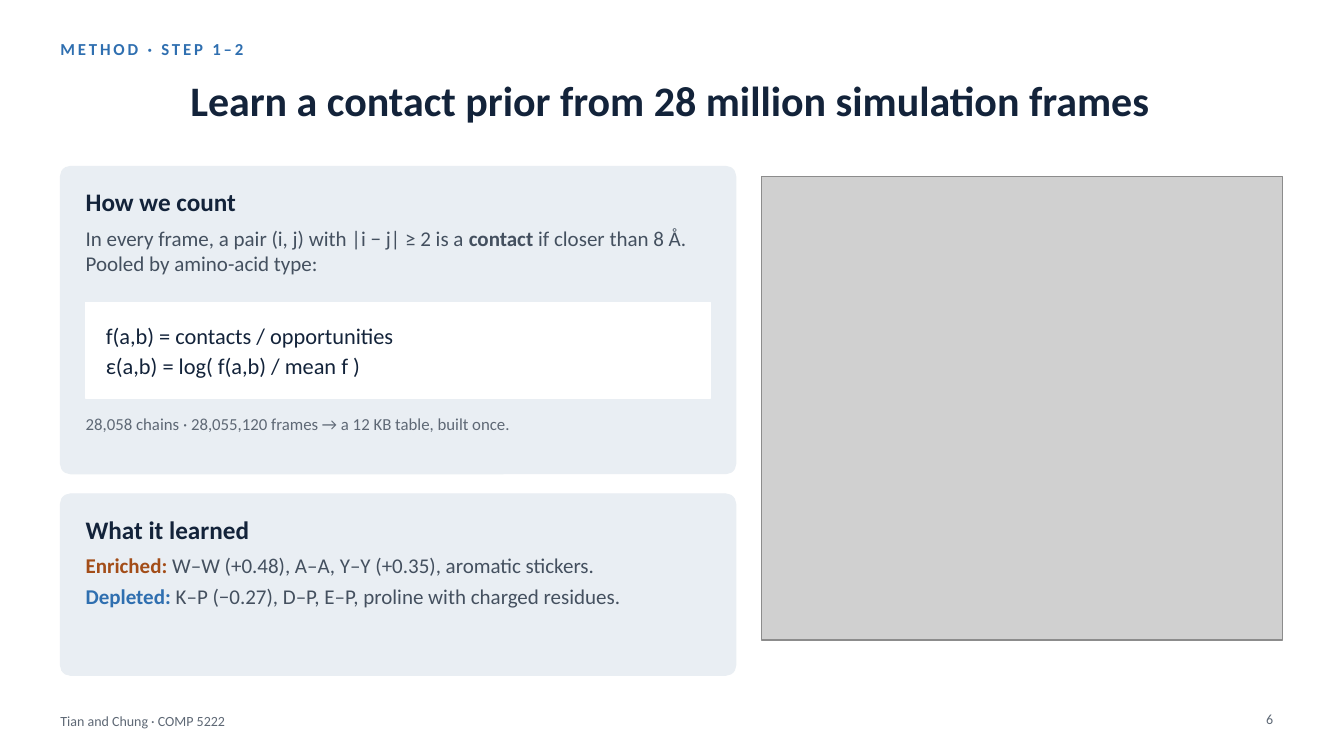
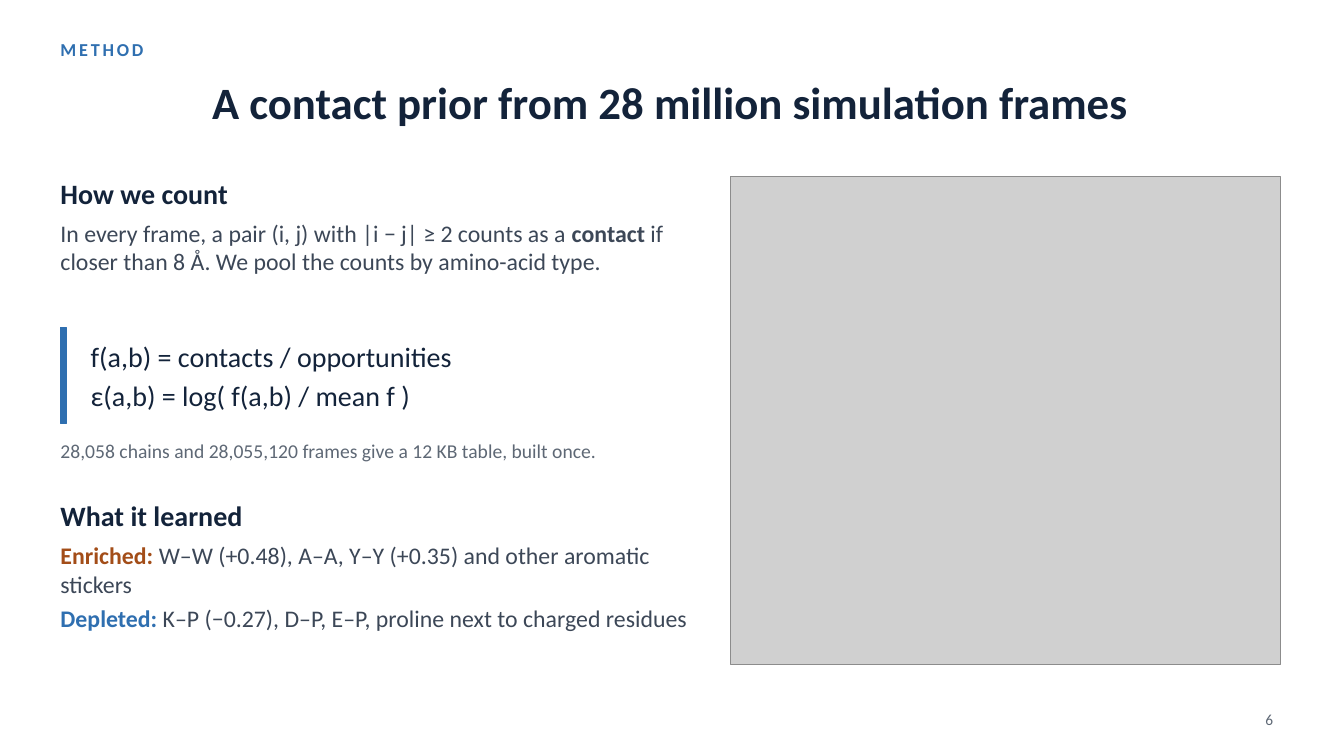
Before and after one commit to Andychung1229/claudev2, a slide deck: slide 6 of comp5222-presentation/ContactGAT_talk.pptx. Drawn at 1344x756 pixels with LibreOffice and Linux fonts; fonts in the diff are those of the drawing; grey boxes stand for pictures. Boxes give left, top, right and bottom in pixels: in the first picture for what was removed or moved away, otherwise in the second. Text is boxed around its words. In the diff, an @@ line names an element or a change of style, - is before the commit and + after.

```diff
--- a/comp5222-presentation/ContactGAT_talk.pptx
+++ b/comp5222-presentation/ContactGAT_talk.pptx
@@ text at [60,44,143,56]: text changed; size 12 to 13 pt @@
-METHOD · STEP 1–2
+METHOD
@@ title at [212,87,1127,126]: text changed; size 30 to 32 pt @@
-Learn a contact prior from 28 million simulation frames
+A contact prior from 28 million simulation frames
@@ text "How we count": place and size @@
-text "How we count" at [86,194,687,275]
+text "How we count" at [60,185,663,274]
@@ rounded rectangle removed at [60,166,736,474] @@
@@ picture: place and size @@
-picture at [761,176,1282,640]
+picture at [731,176,1280,664]
@@ text at [60,185,228,205]: size 18 to 20 pt in "How we count" @@
@@ text at [60,225,663,274]: text changed; size 15 to 17 pt; text colour #44505F to #3C4757 @@
-In every frame, a pair (i, j) with |i − j| ≥ 2 is a contact if closer than 8 Å. Pooled by amino-acid type:
+In every frame, a pair (i, j) with |i − j| ≥ 2 counts as a contact if closer than 8 Å. We pool the counts by amino-acid type.
@@ rectangle added at [60,328,67,423], fill #2F6FB0, outline #2F6FB0 1 pt @@
@@ rectangle removed at [86,302,711,398] @@
@@ text "f(a,b) = contacts / opportunities": place and size @@
-text "f(a,b) = contacts / opportunities" at [106,328,393,378]
+text "f(a,b) = contacts / opportunities" at [91,346,452,411]
@@ text "f(a,b) = contacts / opportunities" at [91,346,452,411]: size 16 to 20 pt; more space between paragraphs @@
@@ text at [60,444,596,462]: text changed; size 12 to 14 pt @@
-28,058 chains · 28,055,120 frames → a 12 KB table, built once.
+28,058 chains and 28,055,120 frames give a 12 KB table, built once.
@@ text at [60,506,242,527]: size 18 to 20 pt in "What it learned" @@
@@ text "What it learned": place and size @@
-text "What it learned" at [86,521,620,608]
+text "What it learned" at [60,506,687,631]
@@ rounded rectangle removed at [60,494,736,676] @@
@@ text at [60,547,687,631]: text changed; size 15 to 17 pt; text colour #44505F to #3C4757 @@
-Enriched: W–W (+0.48), A–A, Y–Y (+0.35), aromatic stickers.
-Depleted: K–P (−0.27), D–P, E–P, proline with charged residues.
+Enriched: W–W (+0.48), A–A, Y–Y (+0.35) and other aromatic stickers
+Depleted: K–P (−0.27), D–P, E–P, proline next to charged residues
@@ text removed at [60,716,225,729] @@
-Tian and Chung · COMP 5222
```
Also in this commit, not shown: 13 other slides changed, 13 other files.
